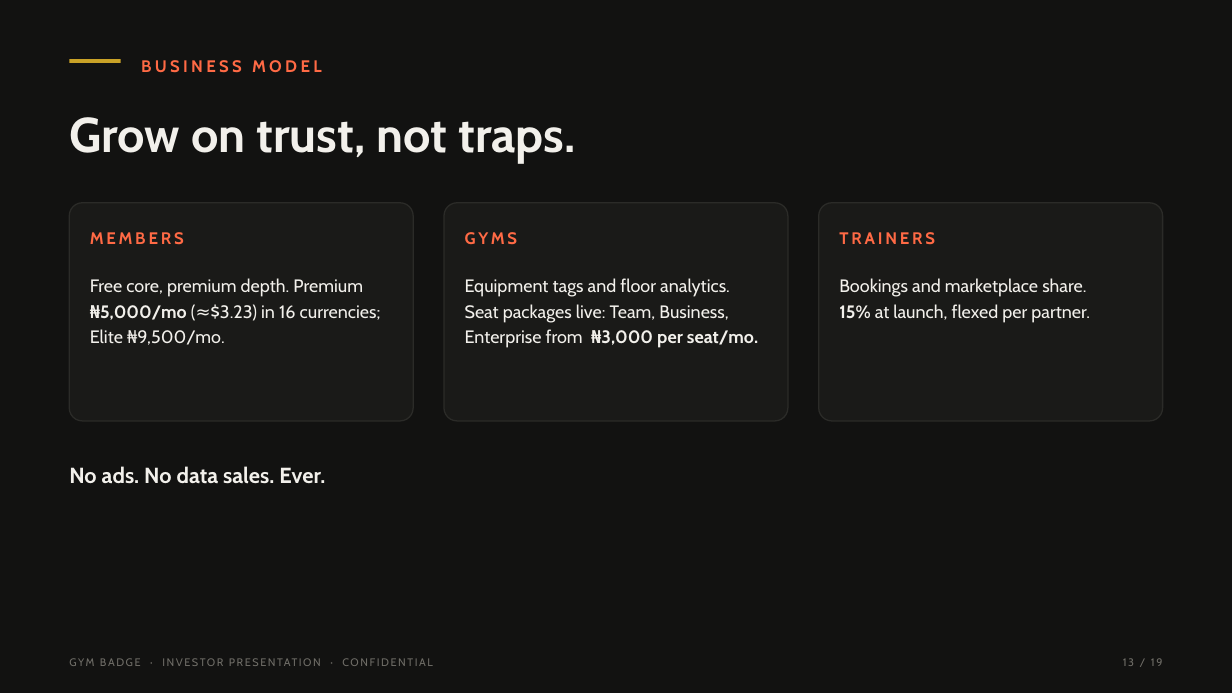
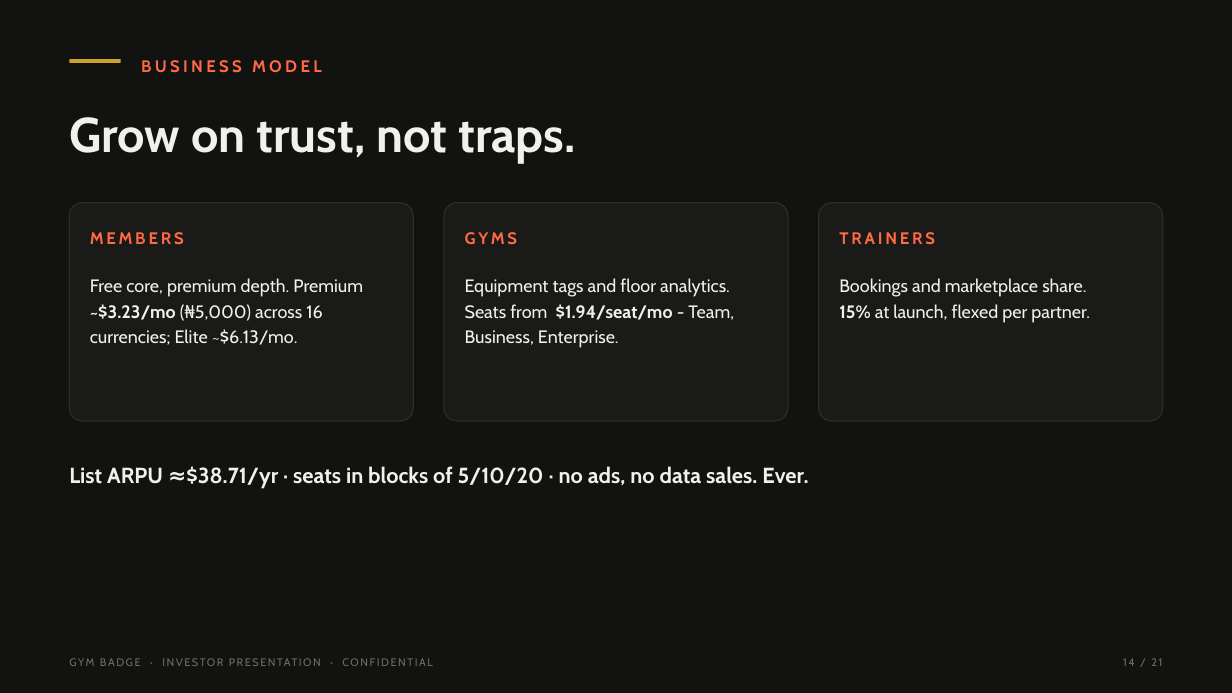
Before and after one commit to tearsmith10/Gym-badge, a slide deck: slide 14 of pitch/gymbadge-investor-deck.pptx (slide 13 before the commit). Drawn at 1232x693 pixels with LibreOffice and Linux fonts; fonts in the diff are those of the drawing. Boxes give left, top, right and bottom in pixels: in the first picture for what was removed or moved away, otherwise in the second. Text is boxed around its words. In the diff, an @@ line names an element or a change of style, - is before the commit and + after.

Commit message:
Investor deck v3: Silicon Valley pass - competitive, team, USD, milestones
Rebuilt the deck around what a pre-seed partner actually asks for:

- NEW Competitive landscape (slide 13): capability table vs fitness
  trackers and AI chatbots, Gym Badge column in coral. Only sourced
  claims (858M fitness-app downloads in 2023, Business of Apps via
  Grand View Research; competitor cells are category-level, no
  invented specifics).
- NEW The Team (slide 17): founder bio written from the founder's
  stated background (engineering, hands-on training, prior startup
  work) anchored on verifiable shipped work - product, AI food engine,
  148 guides, 16-currency payments, 342 check gates - plus the first
  hires this round funds. No invented credentials or institutions.
- Business model now USD-first: Premium ~$3.23/mo (NGN 5,000), Elite
  ~$6.13/mo, seats from $1.94/seat/mo; footline carries derived list
  ARPU (~$38.71/yr) and the seat-block structure.
- The Ask restructured around the founder's stated use of funds:
  flagship gym house buildout (30%), product & infrastructure (25%),
  team (25%), growth (15%), ops (5%) - with a 12-month milestones
  line under the terms. Roadmap NOW and traction targets reference
  the gym house as the pilot floor.
- Traction slide reframed: measured-not-estimated language plus a
  clearly labelled "targets, not results" bullet - no invented numbers.
- PDF/PPTX size fix: plates are transcoded to progressive JPEG (q82)
  at build time, so the PDF drops 28 MB -> 3.5 MB and the PPTX
  15 MB -> 2.6 MB - both now fit Gmail's 25 MB attachment cap.

QA: 21 slides, TOTAL PLACEHOLDERS: 0; every new page visually
rendered and inspected; suites 180/180, 162/162.

```diff
--- a/pitch/gymbadge-investor-deck.pptx
+++ b/pitch/gymbadge-investor-deck.pptx
@@ text at (90,329,298,345): text changed @@
-Elite ₦9,500/mo.
+currencies; Elite ~$6.13/mo.
@@ text at (90,304,323,321): text changed @@
-₦5,000/mo (≈$3.23) in 16 currencies;
+~$3.23/mo (₦5,000) across 16
@@ text at (465,304,734,320): text changed @@
-Seat packages live: Team, Business,
+Seats from $1.94/seat/mo - Team,
@@ text at (465,330,619,348): text changed; bold off @@
-Enterprise from ₦3,000 per seat/mo.
+Business, Enterprise.
@@ text at (69,466,808,489): text changed @@
-No ads. No data sales. Ever.
+List ARPU ≈$38.71/yr · seats in blocks of 5/10/20 · no ads, no data sales. Ever.
@@ text at (1123,658,1162,666): text changed @@
-13 / 19
+14 / 21
```
Also in this commit, not shown: 17 other slides changed, 2 slides added, 3 other files.
